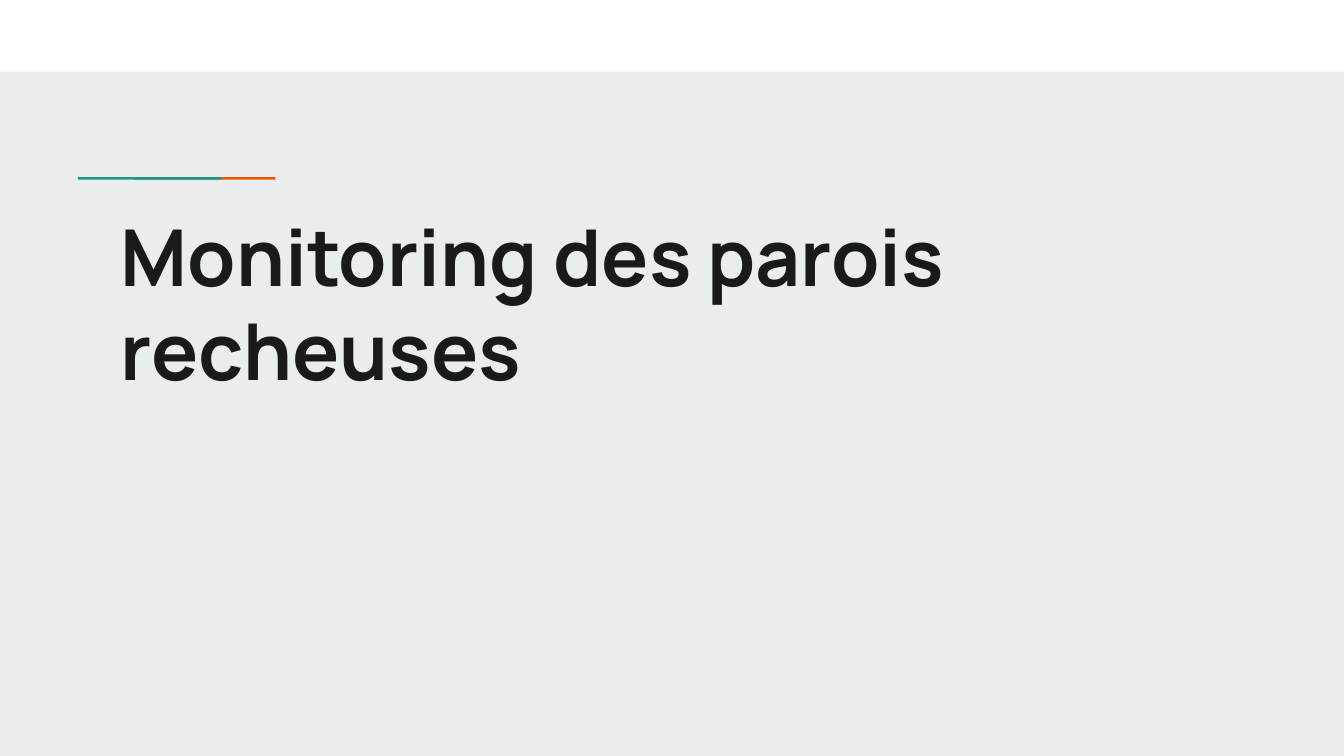
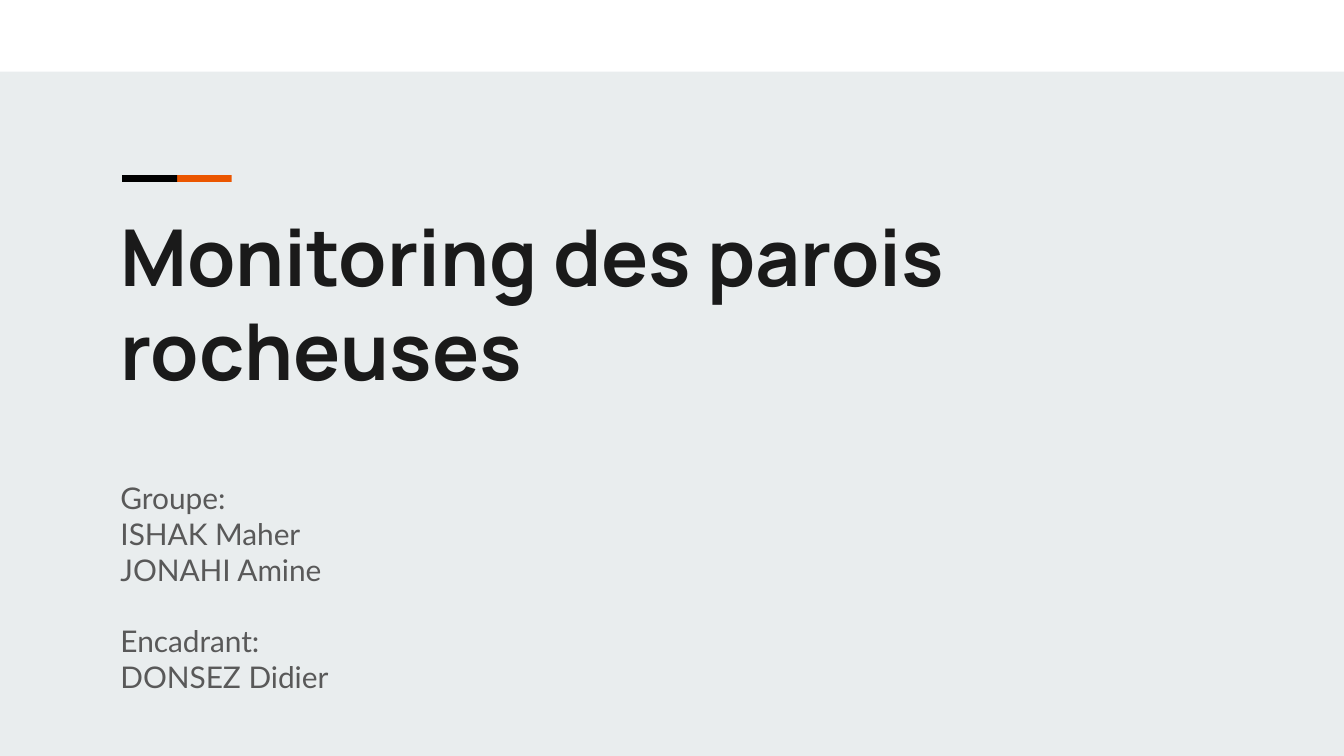
Before and after one commit to AmieJoni/parois-rocheuses, a slide deck: slide 1 of doc/présentation/Présentation.pptx. Drawn at 1344x756 pixels with LibreOffice and Linux fonts; fonts in the diff are those of the drawing. Boxes give left, top, right and bottom in pixels: in the first picture for what was removed or moved away, otherwise in the second. Text is boxed around its words. In the diff, an @@ line names an element or a change of style, - is before the commit and + after.

```diff
--- a/doc/présentation/Présentation.pptx
+++ b/doc/présentation/Présentation.pptx
@@ rectangle at [122, 175, 177, 181]: fill #1A9988 to #000000 @@
@@ text at [120, 228, 944, 382]: text changed @@
-Monitoring des parois recheuses
+Monitoring des parois rocheuses
@@ text added at [120, 487, 329, 688], 16 pt, text #595959 @@
+Groupe:
+ISHAK Maher
+JONAHI Amine
+Encadrant:
+DONSEZ Didier
```
Also in this commit, not shown: 18 slides added, 1 slide removed, 1 other file.
